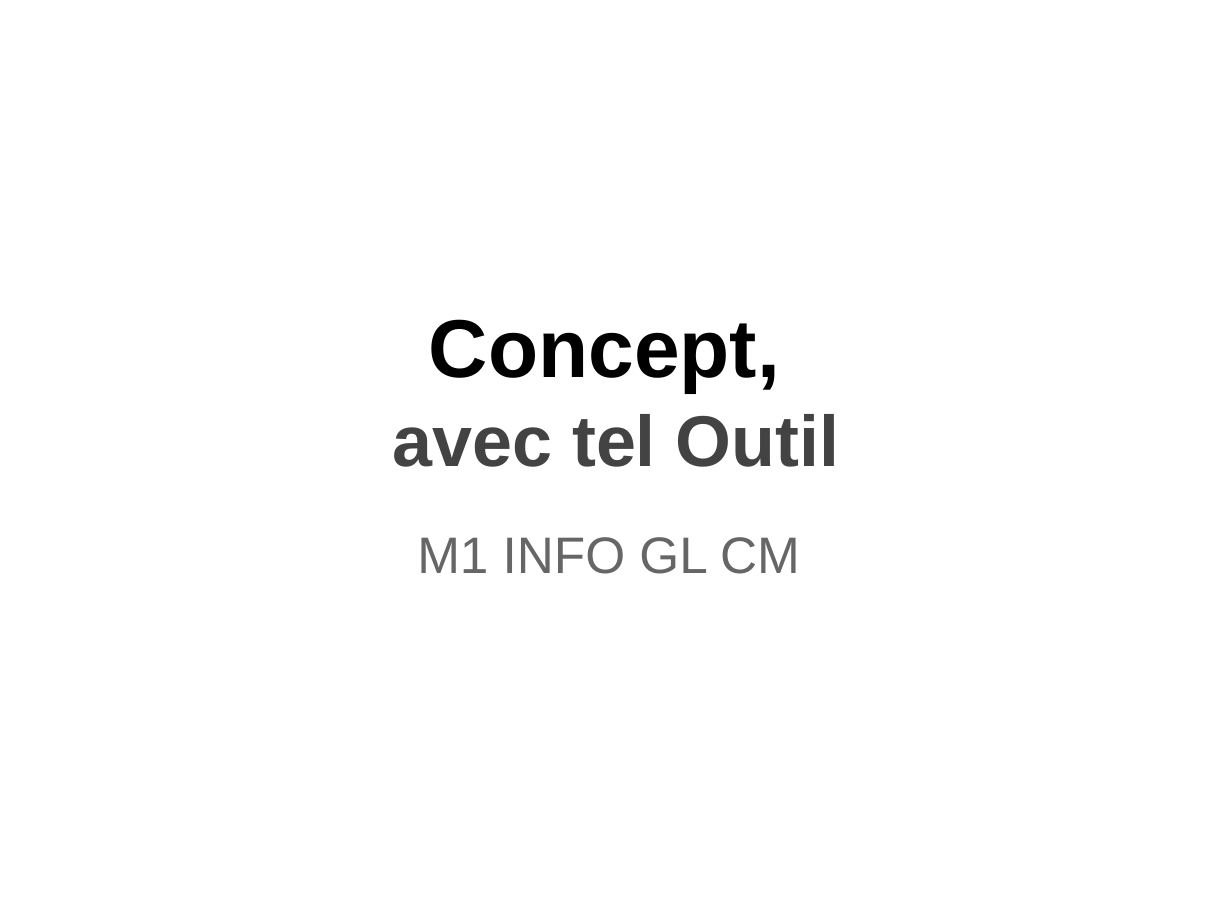
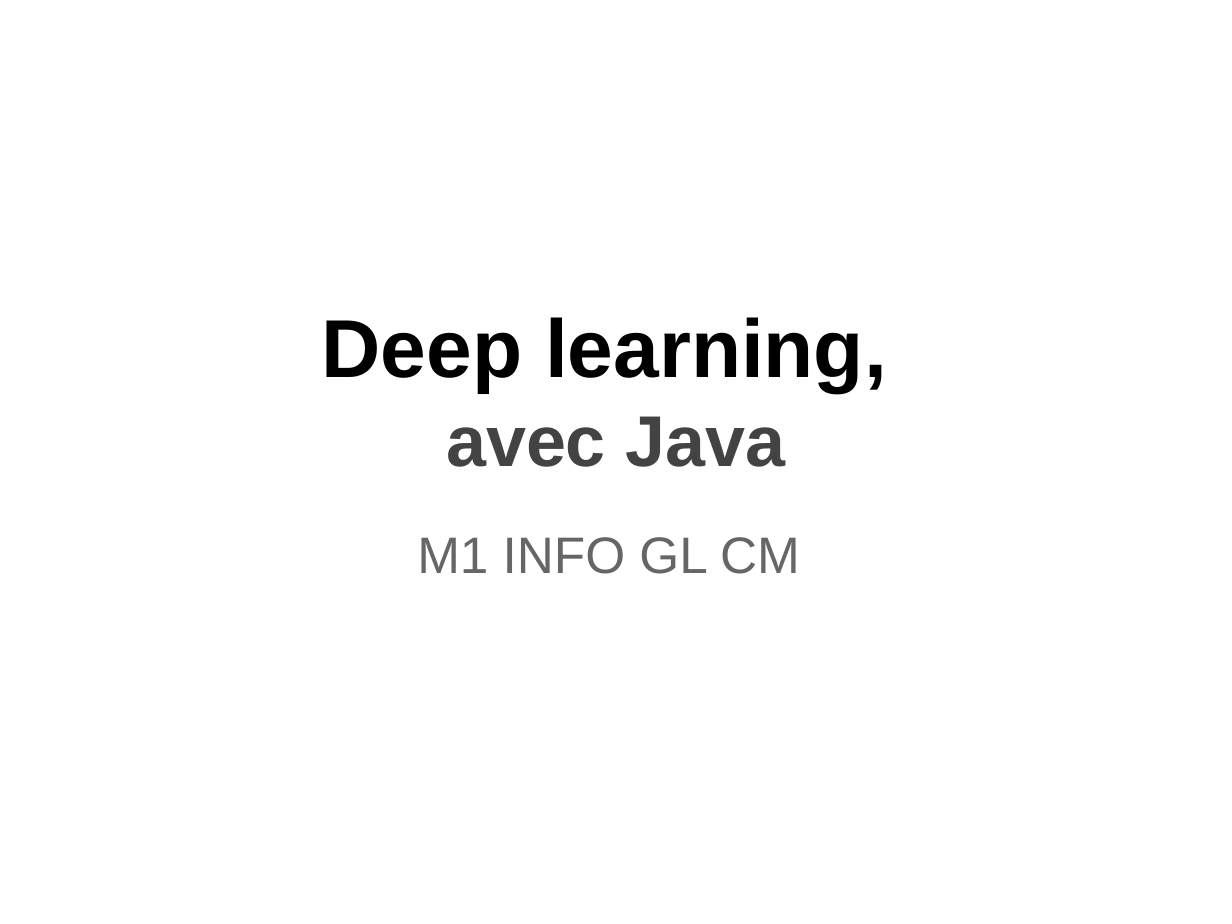
Before and after one commit to chihebguelmami2017/GL_DL, a slide deck: slide 1 of PresentationTemplatef.odp. Drawn at 1232x924 pixels with LibreOffice and Linux fonts; fonts in the diff are those of the drawing. Boxes give left, top, right and bottom in pixels: in the first picture for what was removed or moved away, otherwise in the second. Text is boxed around its words. In the diff, an @@ line names an element or a change of style, - is before the commit and + after.

```diff
--- a/PresentationTemplatef.odp
+++ b/PresentationTemplatef.odp
@@ title at box(322, 317, 887, 467): text changed; size 42 to 48 pt; text colour #434343 to #000000 @@
-Concept,
-avec tel Outil
+Deep learning,
+avec Java
```
Also in this commit, not shown: 3 other slides changed, 3 slides added, 1 slide removed.
